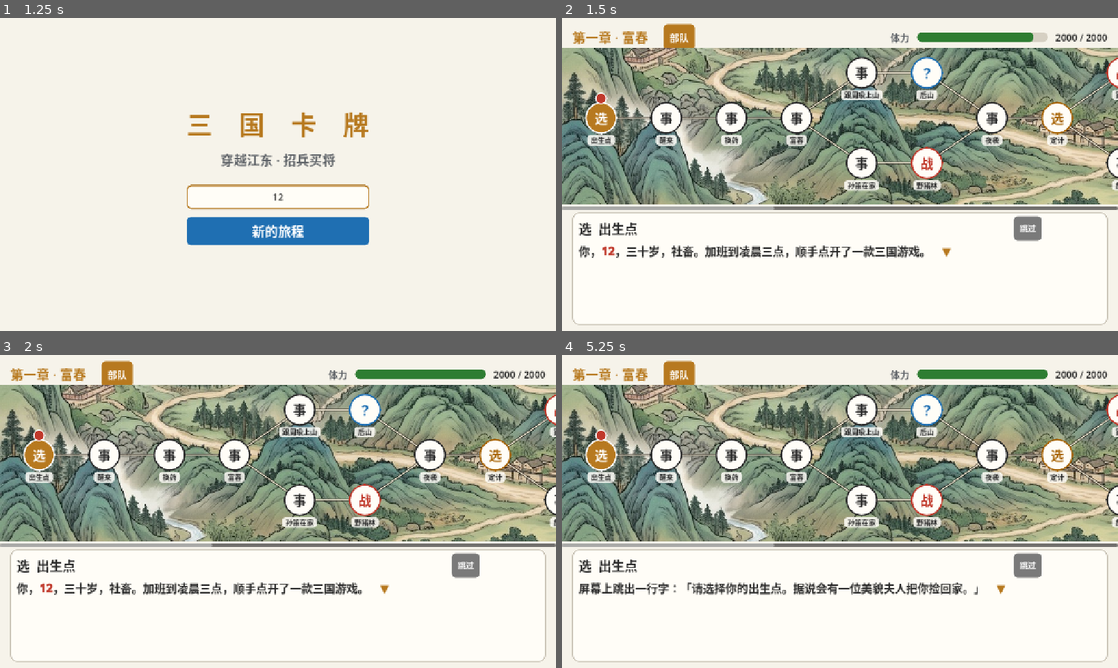
Above: before the commit, frames 1-4 (two rows, left to right).
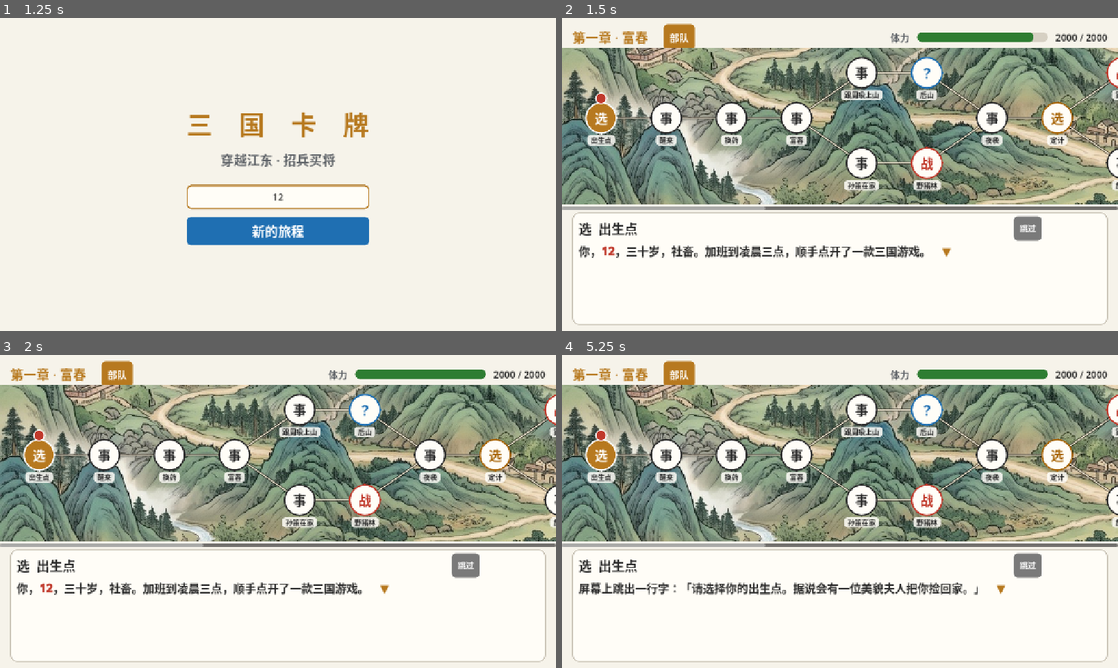
Above: after the commit, the same moments.

Repository: haotianwudev/sanguo-cards
Game: Godot game, scene res://scenes/main.tscn
Two runs of this game, one before a commit and one after it. Both use one fixed random seed, a clock stepped at 60 frames per second and the inputs below.
Inputs (mouse positions are in pixels of both pictures, inside the frame that each line leads up to):
- Up to frame 1 (1.25 s): click (278, 196) at 0.52 s; type "12" at 0.6 s
- Up to frame 2 (1.5 s): click "新的旅程" at 1.25 s
- Up to frame 3 (2 s): no input
- Up to frame 4 (5.25 s): click "部队" at 2 s; click "跳过" at 2.75 s; click "自动编成" at 3.5 s; click "完成" at 4.25 s; tap Enter (ui_accept) at 5 s; move the mouse to (962, 495) at 5.02 s; hold D from 5.03 s (still down); tap E at 5.1 s; click (962, 495) at 5.17 s

Frame 1 is identical in both runs. In frame 2, 24% of the frame differs, in the area x 0-100%, y 9-62%; in frame 3, 24%; in frame 4, 24%.

Commit message:
第一章 旧甲: before the oath 吴夫人 fastens 孙坚's old silver armor on the hero (孙策 jealous, 周瑜 silenced mid-invoice); story-only relic 孙坚旧甲 (never rolled at random); CG c1_armor with prompt
Co-Authored-By: Claude Opus 5.5 <noreply@anthropic.com>
Claude-Session: https://claude.ai/code/session_01KHm8b4T1h3CjcdmfBKpVSV

Diff:
--- a/godot/data/cards.json
+++ b/godot/data/cards.json
@@ -12,6 +12,7 @@
                  "n": 3, "chest_chance": 0.2,
                  "weights": {"common": 60, "rare": 35, "curse": 5}},
   "relics": {
+    "jiujia": {"name": "孙坚旧甲", "icon": "甲", "rarity": "story", "desc": "文台年轻时的银甲，吴夫人亲手给你系上的。受到的伤害 -10%，体力 +5%", "mods": {"guard": 0.1, "hp": 0.05}},
     "hupi": {"name": "虎皮披风", "icon": "虎", "rarity": "common", "desc": "孙坚同款。攻击 +15%", "mods": {"at": 0.15}},
     "shoushihe": {"name": "首饰盒", "icon": "盒", "rarity": "common", "desc": "吴夫人的宝贝，打开就想起她。回复 +50%", "mods": {"heal": 0.5}},
     "jiunang": {"name": "酒囊", "icon": "酒", "rarity": "common", "desc": "左慈送的，喝不完。每打赢一场，回复 10% 体力", "after_win": 0.1},
--- a/godot/data/story.json
+++ b/godot/data/story.json
@@ -31,9 +31,10 @@
         "camp": {"x": 16, "y": 2, "type": "recover", "label": "江边扎营", "next": ["isle"]},
         "isle": {"x": 17, "y": 1, "type": "mystery", "label": "江心洲", "next": ["lair"]},
         "lair": {"x": 18, "y": 1, "type": "battle", "label": "何仪大寨", "battle": "shuizei_main", "boss": true, "next": ["vault"], "record_win": "端了何仪的水贼大寨"},
-        "vault": {"x": 19, "y": 1, "type": "treasure", "label": "水寨宝库", "next": ["oath"]},
-        "oath": {"x": 20, "y": 1, "type": "event", "label": "结义", "next": ["north"], "portraits": ["sunce", "zhouyu", "wuguotai"], "text": ["庆功宴上，孙策喝得满脸通红，一把搂住你和周瑜：「咱们三个，今天就在这儿结拜！」", "周瑜：「伯符，这种事一般要选个桃园……」孙策：「什么桃园？咱们这是江边！江边三结义！」", "三个人对着江水跪下，找不到香，孙策插了三根筷子。", "「不求同年同月同日生——」孙策顿了顿，「但求同年同月同日……吃饭！」周瑜扶额。", "排座次时吵了起来。孙策：「按武艺！」周瑜：「按生辰。」{lord}：「按心理年龄，我三十，我是大哥。」", "两人一起看你：「……心理年龄是什么？」", "最后按酒量排。你喝倒了孙策，周瑜又喝倒了你。周瑜成了大哥，他自己都没想到。", "周瑜当上大哥的第一件事，是掏出账本：「结拜酒三坛，二弟三弟平摊。大哥的那份，算你们孝敬的。」", "孙策：「大哥你——」周瑜：「叫大哥。」孙策：「……大哥。」", "吴夫人端着醒酒汤进来，笑眯眯地看着你：「结拜了？那你也算我半个儿子了，叫声娘听听。」", "{lord}张了张嘴，那个字卡在嗓子眼里，憋了半天，憋出一句：「……夫人，汤挺香。」孙策笑得在地上打滚。", "（江边三结义：周瑜、{lord}、孙策结为兄弟。）"], "record": "江边三结义", "cg": "c1_oath"},
-        "north": {"x": 21, "y": 1, "type": "event", "label": "北上", "cards": ["danyang", "shuizei_bing", "huangjin_nanxia"], "portraits": ["wuguotai", "sunce", "zhouyu"], "text": ["大寨一破，被水贼抓去的丹阳壮丁全放了出来，一个个嚷着要跟你走。水贼和几个南下的黄巾也跪了一地：「好汉饶命！我们也就是混口饭吃……」{lord}：「混饭？跟我混，管饱。」", "宝库里金银不少，吴夫人只挑回了她的首饰盒，满意地拍了拍。", "渠帅临死前狞笑：「南下的黄巾不止我们一伙……孙坚在前线，他的后路早就……」话没说完就断了气。", "{lord}望向北方：「孙将军在前线讨董，家乡的兵全跟着他，后路还有黄巾在打主意。现在咱们有兵有粮——不如北上，支援孙将军！」", "孙策眼睛一亮：「去找我爹！」周瑜点头。吴夫人整了整衣襟：「我也去。他三个月没写信了，得当面问问。」", "{lord}（内心）：要见孙坚了……当着他的面，嘴得收一收。", "临行前，吴夫人往你怀里塞了个包袱：「北边冷。里衣我给你缝了两件，跟策儿的一样。」", "{lord}张开双臂：「夫人，离别了，抱一个？」", "她笑着把你搂进怀里，拍了拍你的背，像抱孙策小时候那样，抱了好一会儿。", "孙策在旁边磨牙。你打开包袱——里衣上绣着一只小老虎。孙策那件也有，一模一样。", "孙策第一个翻身上马：「出发！」一骑绝尘，往南去了。", "周瑜等他跑远了才开口：「他会回来的，那边是江。」然后把账本递到你面前：「上路之前，把账结一下。粥一碗、肉两块、药钱、酒钱……」", "{lord}：「大哥，咱们是兄弟啊！」周瑜点点头，提笔又添了一行：「兄弟，打九折。」"], "cg": "c1_north"}
+        "vault": {"x": 19, "y": 1, "type": "treasure", "label": "水寨宝库", "next": ["armor"]},
+        "armor": {"x": 20, "y": 1, "type": "mystery", "label": "旧甲", "event": "old_armor", "next": ["oath"], "cg": "c1_armor"},
+        "oath": {"x": 21, "y": 1, "type": "event", "label": "结义", "next": ["north"], "portraits": ["sunce", "zhouyu", "wuguotai"], "text": ["庆功宴上，孙策喝得满脸通红，一把搂住你和周瑜：「咱们三个，今天就在这儿结拜！」", "周瑜：「伯符，这种事一般要选个桃园……」孙策：「什么桃园？咱们这是江边！江边三结义！」", "三个人对着江水跪下，找不到香，孙策插了三根筷子。", "「不求同年同月同日生——」孙策顿了顿，「但求同年同月同日……吃饭！」周瑜扶额。", "排座次时吵了起来。孙策：「按武艺！」周瑜：「按生辰。」{lord}：「按心理年龄，我三十，我是大哥。」", "两人一起看你：「……心理年龄是什么？」", "最后按酒量排。你喝倒了孙策，周瑜又喝倒了你。周瑜成了大哥，他自己都没想到。", "周瑜当上大哥的第一件事，是掏出账本：「结拜酒三坛，二弟三弟平摊。大哥的那份，算你们孝敬的。」", "孙策：「大哥你——」周瑜：「叫大哥。」孙策：「……大哥。」", "吴夫人端着醒酒汤进来，笑眯眯地看着你：「结拜了？那你也算我半个儿子了，叫声娘听听。」", "{lord}张了张嘴，那个字卡在嗓子眼里，憋了半天，憋出一句：「……夫人，汤挺香。」孙策笑得在地上打滚。", "（江边三结义：周瑜、{lord}、孙策结为兄弟。）"], "record": "江边三结义", "cg": "c1_oath"},
+        "north": {"x": 22, "y": 1, "type": "event", "label": "北上", "cards": ["danyang", "shuizei_bing", "huangjin_nanxia"], "portraits": ["wuguotai", "sunce", "zhouyu"], "text": ["大寨一破，被水贼抓去的丹阳壮丁全放了出来，一个个嚷着要跟你走。水贼和几个南下的黄巾也跪了一地：「好汉饶命！我们也就是混口饭吃……」{lord}：「混饭？跟我混，管饱。」", "宝库里金银不少，吴夫人只挑回了她的首饰盒，满意地拍了拍。", "渠帅临死前狞笑：「南下的黄巾不止我们一伙……孙坚在前线，他的后路早就……」话没说完就断了气。", "{lord}望向北方：「孙将军在前线讨董，家乡的兵全跟着他，后路还有黄巾在打主意。现在咱们有兵有粮——不如北上，支援孙将军！」", "孙策眼睛一亮：「去找我爹！」周瑜点头。吴夫人整了整衣襟：「我也去。他三个月没写信了，得当面问问。」", "{lord}（内心）：要见孙坚了……当着他的面，嘴得收一收。", "临行前，吴夫人往你怀里塞了个包袱：「北边冷。里衣我给你缝了两件，跟策儿的一样。」", "{lord}张开双臂：「夫人，离别了，抱一个？」", "她笑着把你搂进怀里，拍了拍你的背，像抱孙策小时候那样，抱了好一会儿。", "孙策在旁边磨牙。你打开包袱——里衣上绣着一只小老虎。孙策那件也有，一模一样。", "孙策第一个翻身上马：「出发！」一骑绝尘，往南去了。", "周瑜等他跑远了才开口：「他会回来的，那边是江。」然后把账本递到你面前：「上路之前，把账结一下。粥一碗、肉两块、药钱、酒钱……」", "{lord}：「大哥，咱们是兄弟啊！」周瑜点点头，提笔又添了一行：「兄弟，打九折。」"], "cg": "c1_north"}
       }
     },
     {"id": "taodong", "title": "第二章 · 讨伐董卓", "start": "set_out", "shuffle": [["box1", "box2", "box3"]], "event_pool": [ …(307 unchanged characters)…
@@ -113,6 +114,7 @@
     "hj_camp": {"title": "黄巾余孽营地", "glyph": "黄", "color": "gold", "text": ["山谷里升起几缕炊烟。走近一看，是一群头裹黄巾的余孽，带着老人、孩子和女眷，锅里煮的是野 …(610 unchanged characters)…
     "hj_medics": {"title": "黄巾女眷", "glyph": "医", "color": "green", "text": ["破庙里，几个裹着黄头巾的女人正给伤兵清洗伤口，手法麻利，药箱上画着太平道的符。",  …(628 unchanged characters)…
     "hj_road": {"title": "黄巾劫道", "glyph": "黄", "color": "gold", "text": ["一伙头裹黄巾的余孽从林子里冲出来，举着木棍竹枪：「苍天已死，黄天当立！留下粮食！」", " …(241 unchanged characters)…
-    "shengnv": {"title": "黄巾圣女", "glyph": "圣", "color": "gol …(732 unchanged characters)… ": {"soldiers": 3}}, {"damage": 0.1}]}]}
+    "shengnv": {"title": "黄巾圣女", "glyph": "圣", "color": "gol …(732 unchanged characters)… ": {"soldiers": 3}}, {"damage": 0.1}]}]},
+    "old_armor": {"title": "旧甲", "glyph": "甲", "color": "gold", "portraits": ["wuguotai", "sunce"], "cg": "c1_armor", "text": ["宝库清点完，吴夫人把你叫到一边，打开一只樟木箱。", "箱子里是一副银甲，护肩上刻着虎纹，底下压着一件毛边披风，还有一张虎皮。", "「这是文台年轻时穿的甲。」她顿了顿，噗嗤一笑，「后来他胖了，穿不下了。别告诉他我说的。」", "她亲手给你系上甲带，一根一根扣好，退后两步打量你：「嗯，比他当年还精神。」", "孙策在门口看见了，嘴张得能塞下一个鸡蛋：「娘！刀给他，甲也给他？！」", "吴夫人：「你穿不下，你肩膀比你爹还宽。」孙策愣了愣，居然有点高兴。", "周瑜翻开账本：「一副银甲，折价……」吴夫人：「公瑾。」周瑜合上了账本。", "{lord}（内心）：刀是他的，甲是他的……算了，别想了。"], "options": [{"label": "穿上旧甲", "effects": [{"record": "穿上了孙坚的旧甲"}, {"relic": "jiujia"}]}]}
   }
 }
--- a/godot/scripts/core/quests.gd
+++ b/godot/scripts/core/quests.gd
@@ -440,7 +440,7 @@
 	## A few 宝物 not held yet, drawn by rarity weight (relic_pick in cards.json).
 	var db := GameData.get_db()
 	var weights: Dictionary = db.relic_pick["weights"]
-	var left: Array = db.relics.keys().filter(func(r): return not save.relics.has(r))
+	var left: Array = db.relics.keys().filter(func(r): return not save.relics.has(r) and db.relics[r]["rarity"] != "story")
 	var ids: Array = []
 	while not left.is_empty() and ids.size() < int(db.relic_pick["n"]):
 		var w: Array = left.map(func(r): return float(weights.get(db.relics[r]["rarity"], 0)))
@@ -548,7 +548,7 @@
 			if e["relic"] is String:
 				rid = e["relic"]
 			else:
-				var left: Array = db.relics.keys().filter(func(r): return not save.relics.has(r))
+				var left: Array = db.relics.keys().filter(func(r): return not save.relics.has(r) and db.relics[r]["rarity"] != "story")
 				if not left.is_empty():
 					rid = left[rng.randi_range(0, left.size() - 1)]
 			if rid != "" and not save.relics.has(rid):
--- a/godot/tests/test_quests.gd
+++ b/godot/tests/test_quests.gd
@@ -474,7 +474,8 @@
 
 func test_chapter_one_ends_with_the_riverside_oath_before_heading_north() -> void:
 	var q := quest(0)
-	check_eq(q["squares"]["vault"]["next"], ["oath"])
+	check_eq(q["squares"]["vault"]["next"], ["armor"])
+	check_eq(q["squares"]["armor"]["next"], ["oath"])
 	check_eq(q["squares"]["oath"]["next"], ["north"])
 	check(q["squares"]["north"]["next"].is_empty(), "north is the last square")
 
@@ -776,3 +777,15 @@
 	check(not Quests.is_open(gated, s) and Quests.is_open(barred, s))
 	s.flags = ["董白：留下"]
 	check(Quests.is_open(gated, s) and not Quests.is_open(barred, s))
+
+
+func test_wu_gives_the_hero_sun_jians_old_armor() -> void:
+	var q := quest(0)
+	var s := SaveData.create()
+	Quests.begin(q, s)
+	s.square = "armor"
+	s.resolved = false
+	Quests.choose_event(q, s, rng(0), 0)
+	check(s.relics.has("jiujia") and s.run_records.has("穿上了孙坚的旧甲"))
+	for seed_value in 20:
+		check(not Quests.relic_offer(s, rng(seed_value)).has("jiujia"), "never offered at random")
Not shown, changed: pics/ART-PROMPTS.md
Not shown, changed: pics/CARD-DESIGN.md
Not shown, changed: tools/art_prompts.py
